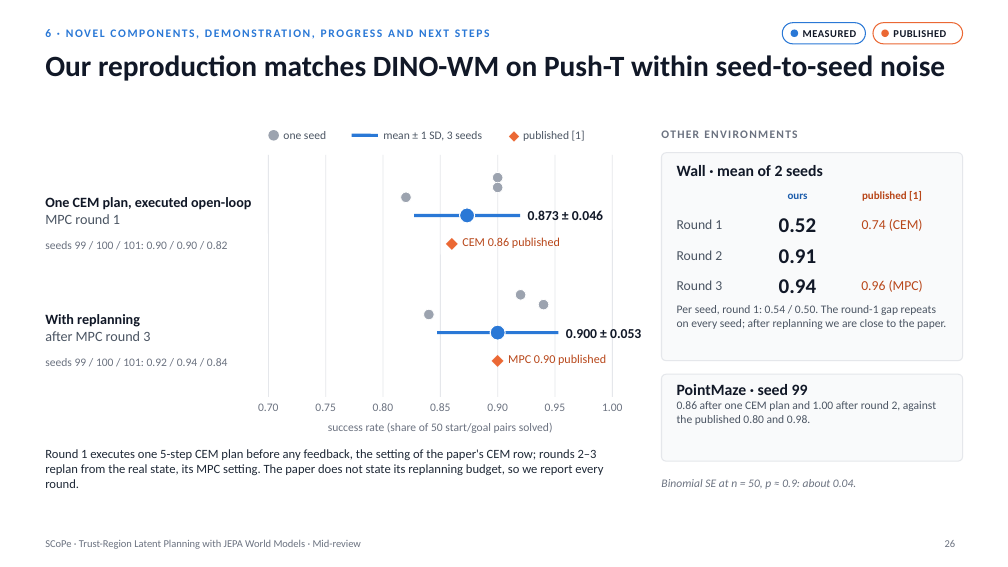
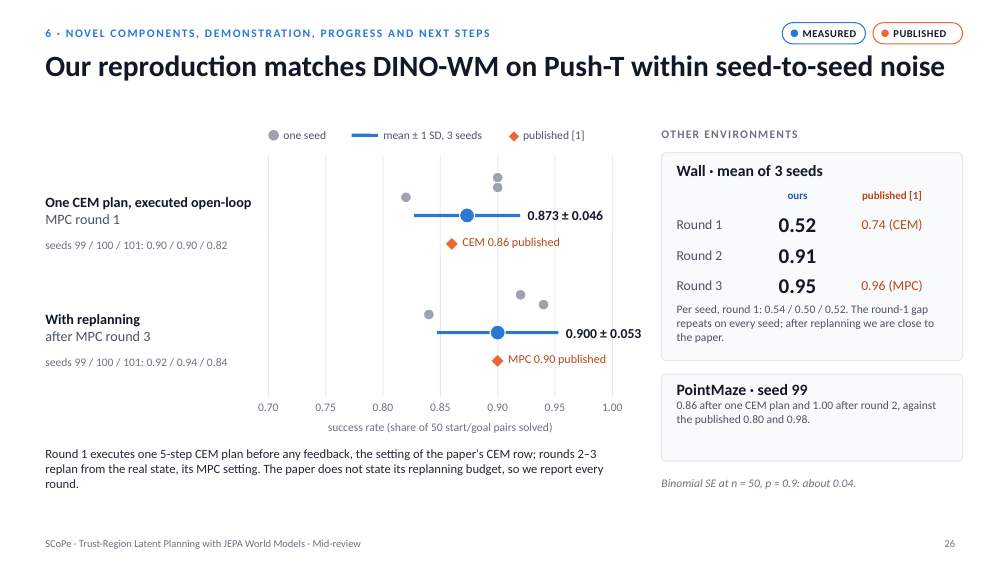
Before and after one commit to AayuShen/scope-mid-review, a slide deck: slide 26 of SCoPe_mid_review_extended.pptx. Drawn at 1008x567 pixels with LibreOffice and Linux fonts; fonts in the diff are those of the drawing. Boxes give left, top, right and bottom in pixels: in the first picture for what was removed or moved away, otherwise in the second. Text is boxed around its words. In the diff, an @@ line names an element or a change of style, - is before the commit and + after.

Commit message:
Final report (IEEE paper); H1 pilot over 3 seeds; Wall over 3 seeds

```diff
--- a/SCoPe_mid_review_extended.pptx
+++ b/SCoPe_mid_review_extended.pptx
@@ text at box(677, 165, 823, 176): text changed @@
-Wall · mean of 2 seeds
+Wall · mean of 3 seeds
@@ text at box(779, 279, 817, 293): text changed @@
-0.94
+0.95
@@ text at box(677, 305, 934, 343): text changed @@
-Per seed, round 1: 0.54 / 0.50. The round-1 gap repeats on every seed; after replanning we are close to the paper.
+Per seed, round 1: 0.54 / 0.50 / 0.52. The round-1 gap repeats on every seed; after replanning we are close to the paper.
```
Also in this commit, not shown: 3 other slides changed, 11 other files.
